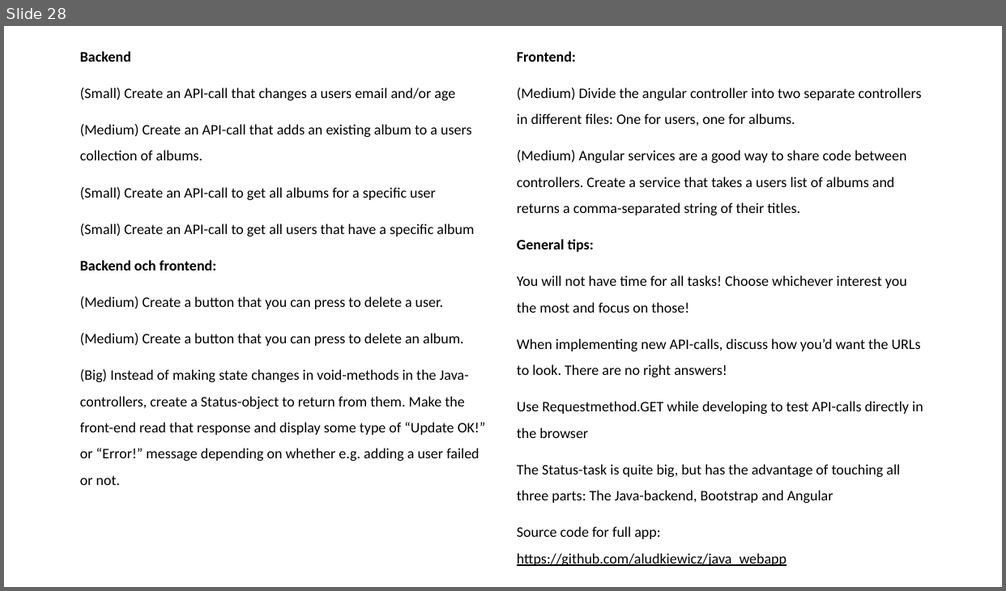
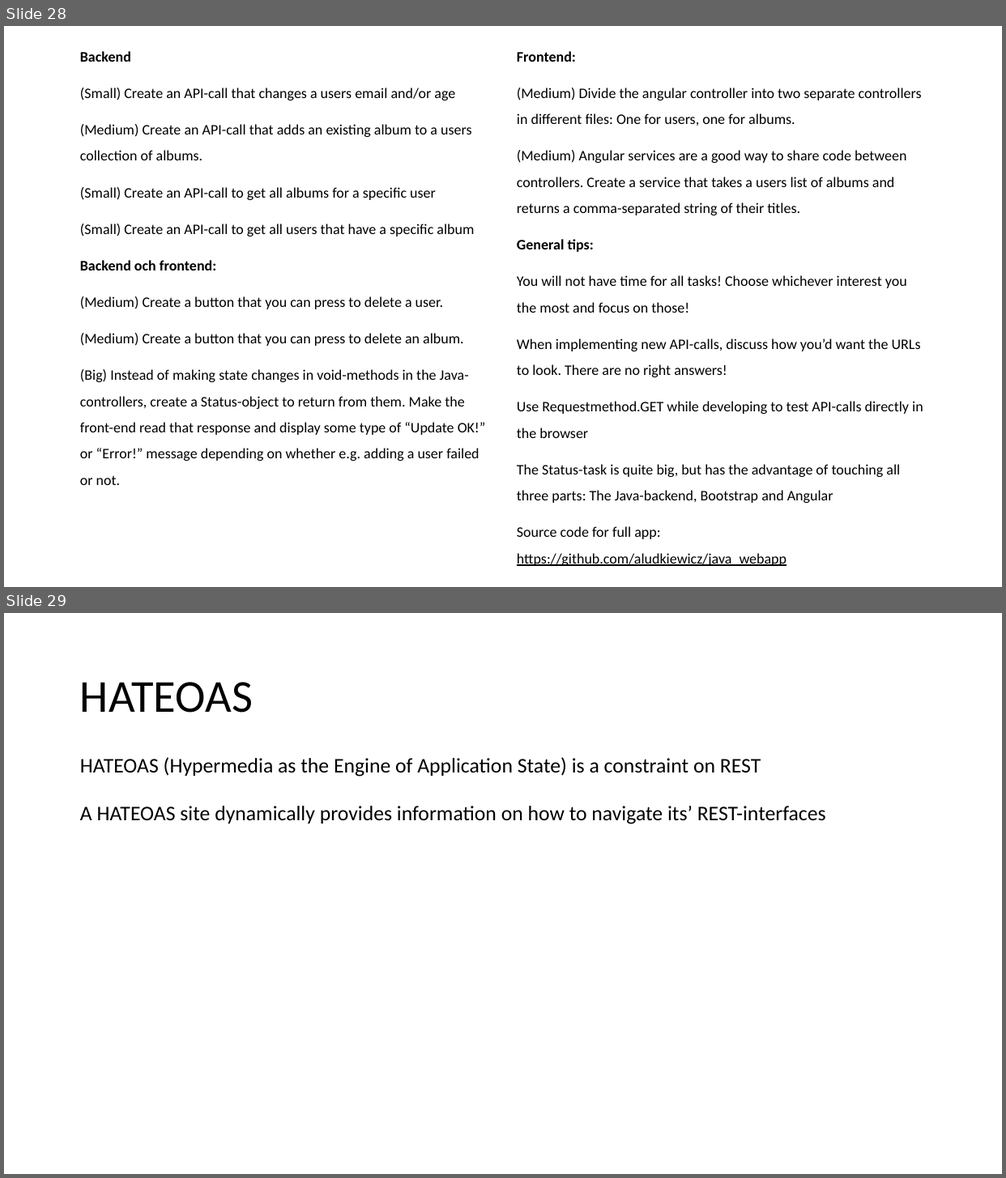
Before and after one commit to aludkiewicz/java_webapp, a slide deck: Webapp_java.pptx. Shown one above the other, each under a label of ours: slide 28 before the commit, slides 28 and 29 after it. The pictures are 1006x591 and 1006x1178 pixels, drawn with LibreOffice and Linux fonts; fonts in the diff are those of the drawing. Boxes give left, top, right and bottom in pixels: in the first picture for what was removed or moved away, otherwise in the second. Text is boxed around its words. In the diff, an @@ line names an element or a change of style, - is before the commit and + after.

```diff
--- a/Webapp_java.pptx
+++ b/Webapp_java.pptx
@@ slide 29 added at <box>4,613,1002,1174</box>, background #FFFFFF @@
@@ title added at <box>80,682,253,713</box>, 44 pt, text #000000 @@
+HATEOAS
@@ text added at <box>80,757,826,824</box>, 20 pt, text #000000 @@
+HATEOAS (Hypermedia as the Engine of Application State) is a constraint on REST
+A HATEOAS site dynamically provides information on how to navigate its’ REST-interfaces
```
Also in this commit, not shown: 1 slide changed, 1 other slide added.
